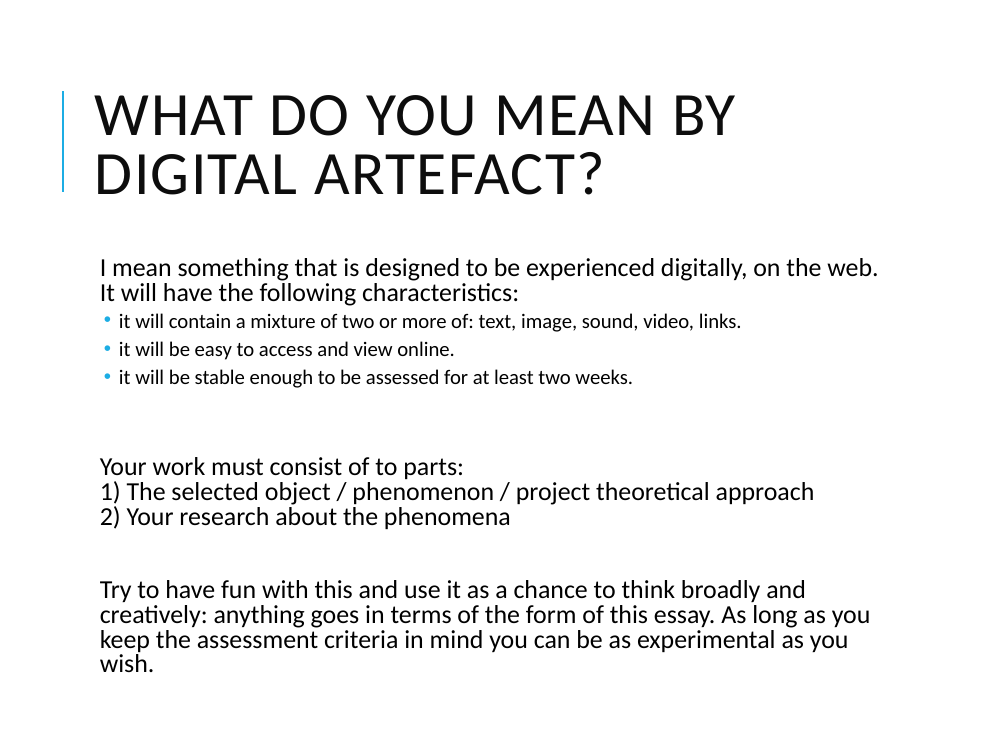
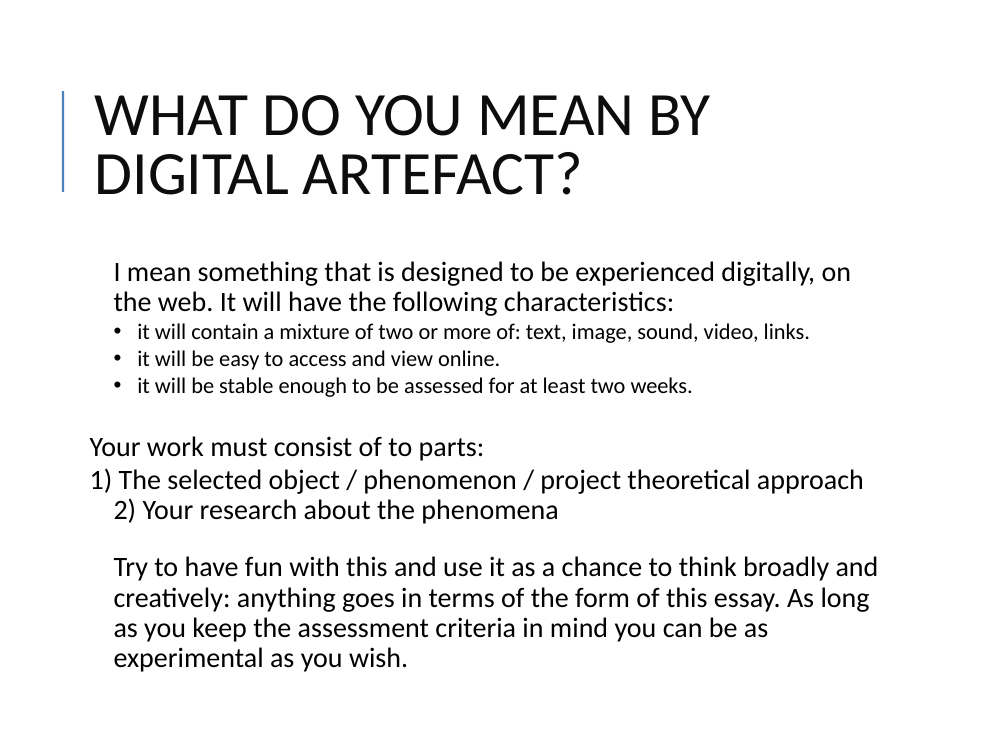
Before and after one commit to ettoreboy/forgetme, a slide deck: slide 3 of The final assignement.pptx. Drawn at 1008x756 pixels with LibreOffice and Linux fonts; fonts in the diff are those of the drawing. Boxes give left, top, right and bottom in pixels: in the first picture for what was removed or moved away, otherwise in the second. Text is boxed around its words. In the diff, an @@ line names an element or a change of style, - is before the commit and + after.

```diff
--- a/The final assignement.pptx
+++ b/The final assignement.pptx
@@ text "WHAT DO YOU MEAN BY ..." at (95, 95, 711, 195): letter spacing 1 to 0 pt @@
@@ line (62, 192) - (62, 91): stroke #1CADE4 1.5 pt to #4F81BD 1.5 pt @@
@@ text "I mean something that is ..." at (90, 261, 879, 672): size 18.5 to 20 pt in "I mean something that is designed to ...", "Your work must consist of to parts: ...", "Try to have fun with this and ..."; size 14.8 to 16 pt in "it will contain a mixture of two ...", "it will be easy to access and ...", "it will be stable enough to be ..."; indent changed; line spacing 0.8 to 0.9; less space between paragraphs; line spacing 0.8 to 1 @@
```
Also in this commit, not shown: 9 other slides changed, 5 other files.
